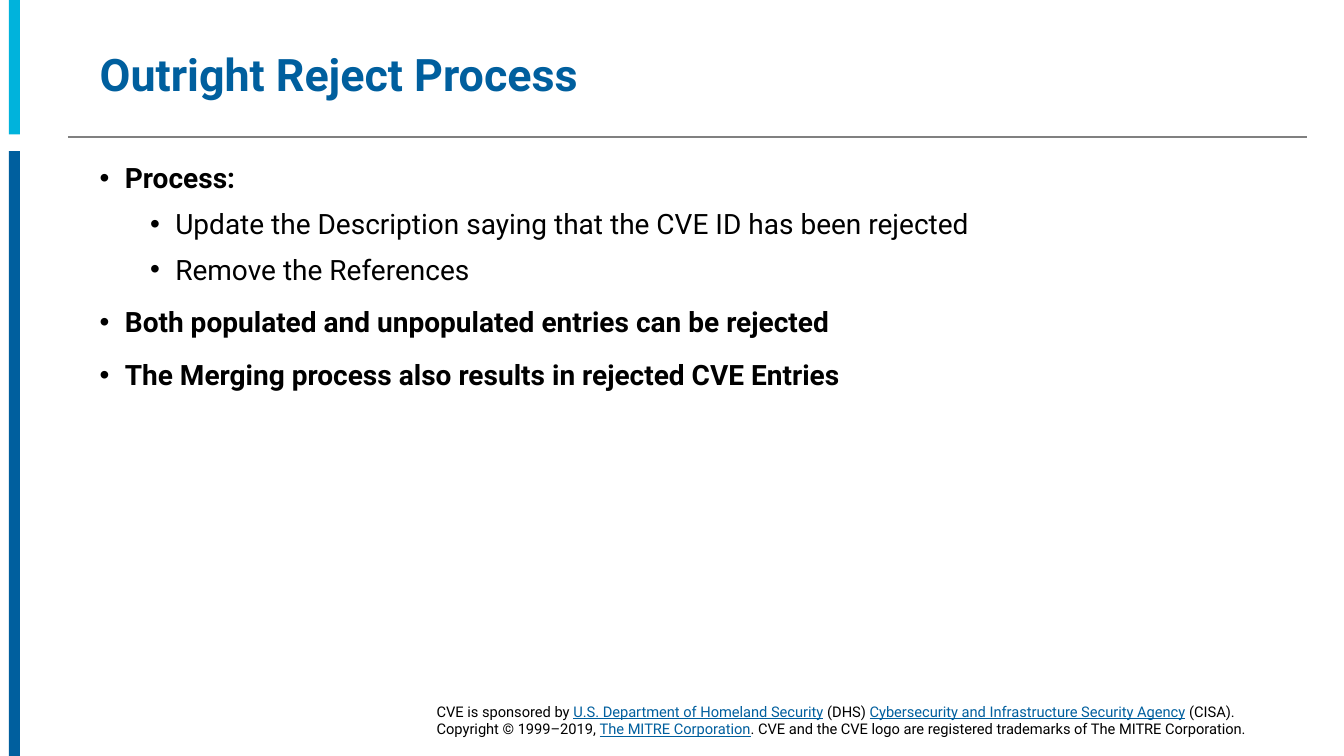
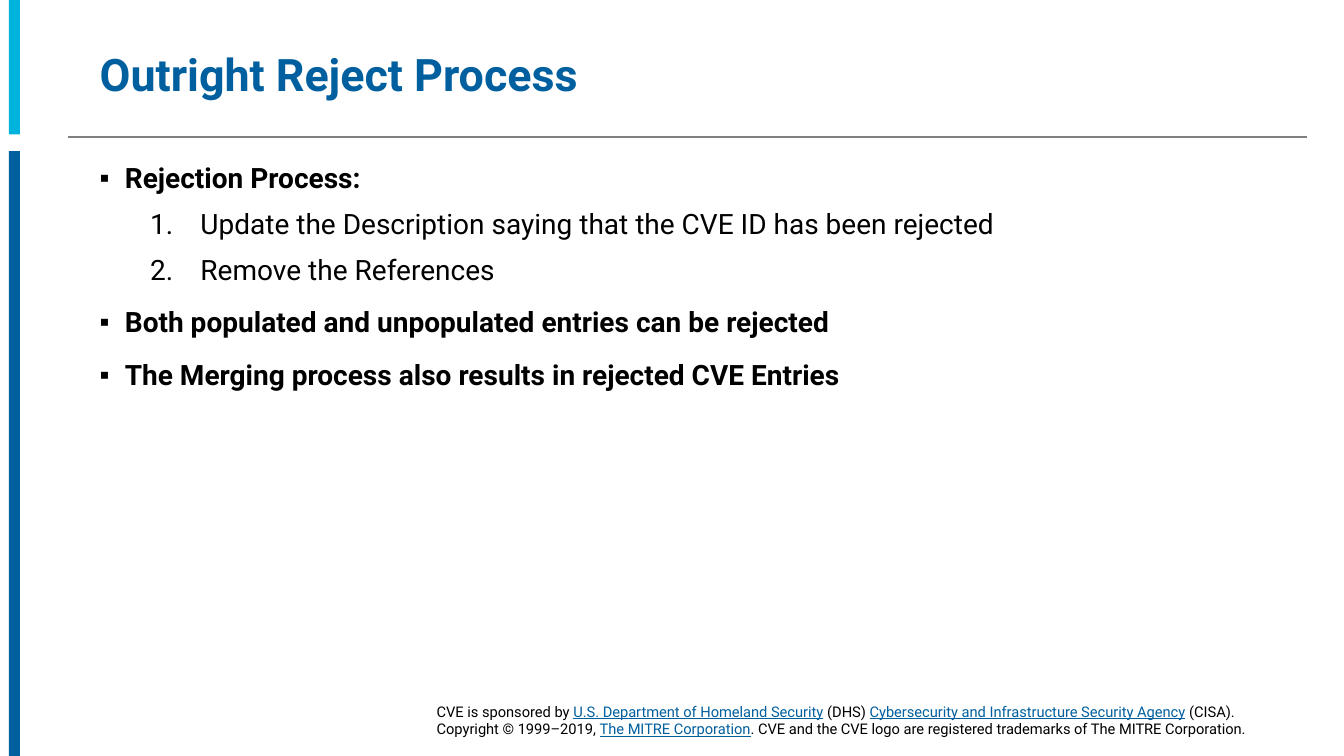
Before and after one commit to CVEProject/cveproject.github.io, a slide deck: slide 40 of docs/cna/CNA_Processes.pptx (slide 39 before the commit). Drawn at 1344x756 pixels with LibreOffice and Linux fonts; fonts in the diff are those of the drawing; background and template pictures are left out. Boxes give left, top, right and bottom in pixels: in the first picture for what was removed or moved away, otherwise in the second. Text is boxed around its words. In the diff, an @@ line names an element or a change of style, - is before the commit and + after.

Commit message:
Upload CNA Processes.pptx
Upload CNA Processes.pptx 10/2/19

```diff
--- a/docs/cna/CNA_Processes.pptx
+++ b/docs/cna/CNA_Processes.pptx
@@ text at box(125, 167, 360, 194): text changed @@
-• Process:
+▪ Rejection Process:
@@ text at box(125, 213, 994, 391): bullet • to 1.; bullet • to ▪ @@
```
Also in this commit, not shown: 16 other slides changed, 2 slides added, 2 slides removed.
